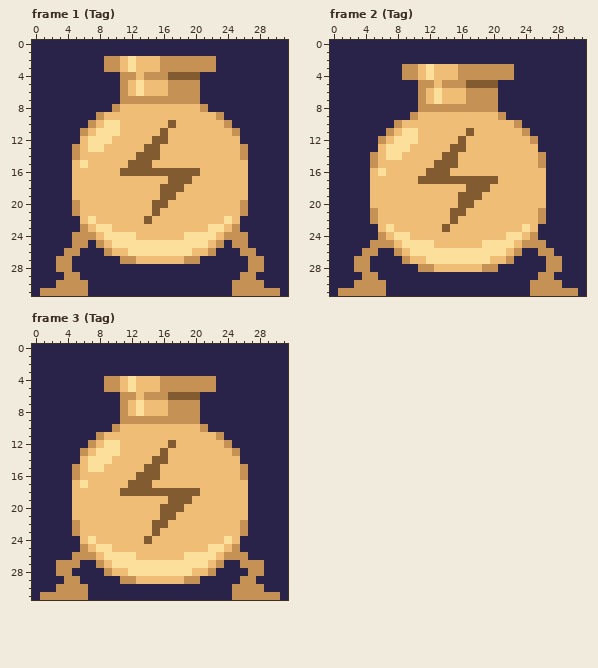
Pixel-art file -- docs/img/electrojar.ase. The picture above was drawn from the file before the commit.
32x32 pixels, 3 frames. Shown: frame 1 (Tag), frame 2 (Tag), frame 3 (Tag).
After:
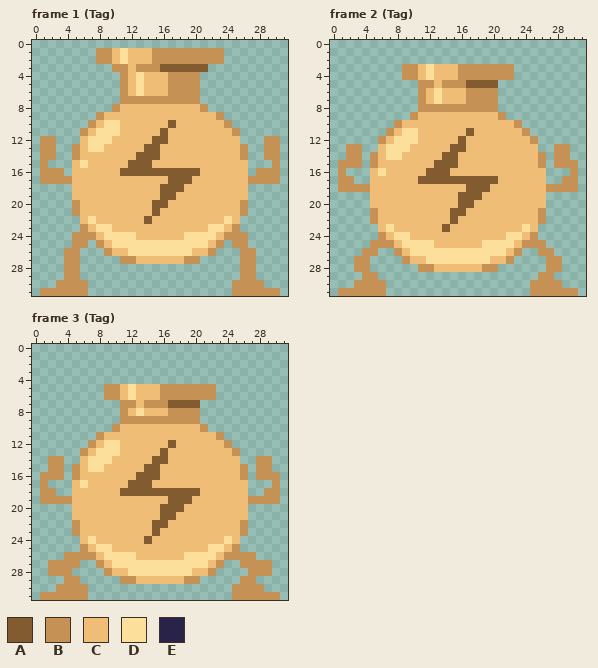
Palette (. is transparent): A #825b31  B #c59154  C #f0bd77  D #fbdf9b  E #2a2349
From old to new:
layer "Layer 2" now hidden
Changed rows in their new state; - is an unchanged pixel.
Frame 1 (Tag):
first column x 0:
 0 ................................
 1 ........BBCDCCCBBBBBBBBB........
 2 ........B-CDC--B-------B........
 3 ..........-BCBBBAAAAAA..........
 4 ...........-CDCCCBBBB...........
 5 ...........----------...........
 6 ...........----------...........
 7 ...........----------...........
 8 ..........------------..........
 9 ........----------------........
10 .......------------------.......
11 ......--------------------......
12 .BB...--------------------...BB.
13 .BB..----------------------..BB.
14 .BB..----------------------..BB.
15 .B...----------------------...B.
16 .BBB.----------------------.BBB.
17 .BBBB----------------------BBBB.
18 .....----------------------.....
19 .....----------------------.....
20 .....----------------------.....
21 .....----------------------.....
22 ......--------------------......
23 ......--------------------......
24 .....----------------------.....
25 .....--.----------------.--.....
26 ....--...--------------...--....
27 ....-B.....----------.....B-....
28 ....-B....................B-....
29 ....--....................--....
30 ...----..................----...
31 .------..................------.
Frame 2 (Tag):
first column x 0:
 0 ................................
 1 ................................
 2 ................................
 3 .........--------------.........
 4 .........--------------.........
 5 ...........----------...........
 6 ...........----------...........
 7 ...........----------...........
 8 ...........----------...........
 9 ..........------------..........
10 ........----------------........
11 .......------------------.......
12 ......--------------------......
13 ..BB..--------------------..BB..
14 ..BB.----------------------.BB..
15 .BBB.----------------------.BBB.
16 .B...----------------------...B.
17 .BB..----------------------..BB.
18 .BBBB----------------------BBBB.
19 .....----------------------.....
20 .....----------------------.....
21 .....----------------------.....
22 .....----------------------.....
23 ......--------------------......
24 ......--------------------......
25 .....----------------------.....
26 ....--..----------------..--....
27 ...--....--------------....--...
28 ...--......----------......--...
29 ....--....................--....
30 ...----..................----...
31 .------..................------.
Frame 3 (Tag):
first column x 0:
 0 ................................
 1 ................................
 2 ................................
 3 ................................
 4 ................................
 5 .........--------------.........
 6 .........BBCD-CC-BBBBBB.........
 7 ...........-BCBBBAAAA...........
 8 ...........----------...........
 9 ...........----------...........
10 ..........------------..........
11 ........----------------........
12 .......------------------.......
13 ......--------------------......
14 ..BB..--------------------..BB..
15 ..BB.----------------------.BB..
16 .BBB.----------------------.BBB.
17 .B...----------------------...B.
18 .BB..----------------------..BB.
19 .BBBB----------------------BBBB.
20 .....----------------------.....
21 .....----------------------.....
22 .....----------------------.....
23 .....----------------------.....
24 ......--------------------......
25 ......--------------------......
26 ....B----------------------B....
27 ..B---..----------------..---B..
28 ..B--....--------------....--B..
29 ....--.....----------.....--....
30 ...----..................----...
31 .------..................------.
Changed places in both pictures, as pixel boxes (x1, y1, x2, y2):
changed: (32, 40, 288, 296)
changed: (330, 40, 586, 296)
changed: (32, 344, 288, 600)
